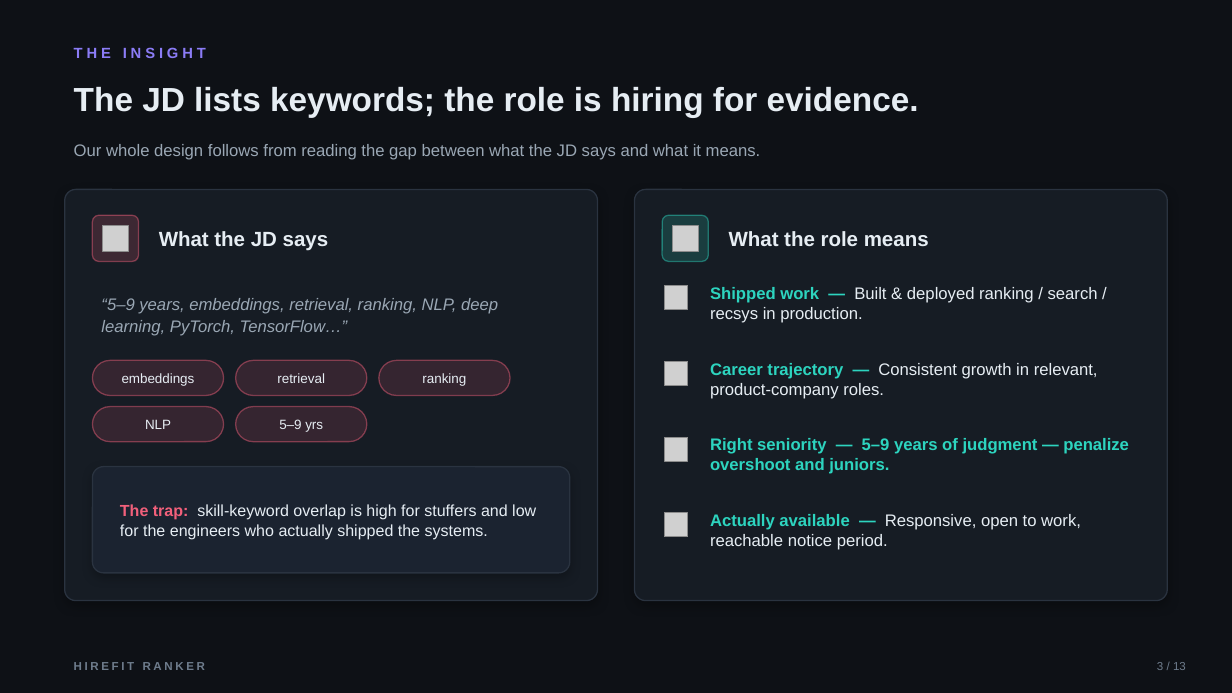
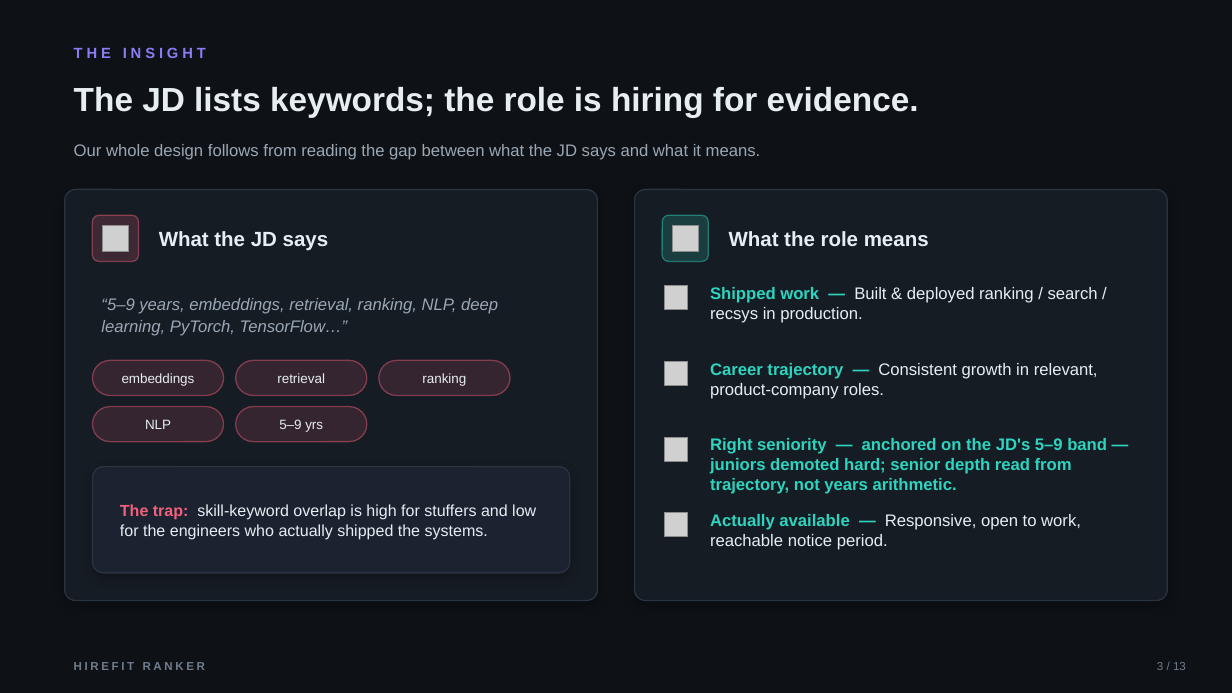
Before and after one commit to bansalbhunesh/redrob-hirefit-ranker, a slide deck: slide 3 of docs/HireFit_Ranker_Redrob_POLISHED.pptx. Drawn at 1232x693 pixels with LibreOffice and Linux fonts; fonts in the diff are those of the drawing; grey boxes stand for pictures. Boxes give left, top, right and bottom in pixels: in the first picture for what was removed or moved away, otherwise in the second. Text is boxed around its words. In the diff, an @@ line names an element or a change of style, - is before the commit and + after.

```diff
--- a/docs/HireFit_Ranker_Redrob_POLISHED.pptx
+++ b/docs/HireFit_Ranker_Redrob_POLISHED.pptx
@@ text at [710,438,1107,494]: text changed @@
-Right seniority — 5–9 years of judgment — penalize overshoot and juniors.
+Right seniority — anchored on the JD's 5–9 band — juniors demoted hard; senior depth read from trajectory, not years arithmetic.
```
Also in this commit, not shown: 4 other slides changed, 14 other files.
